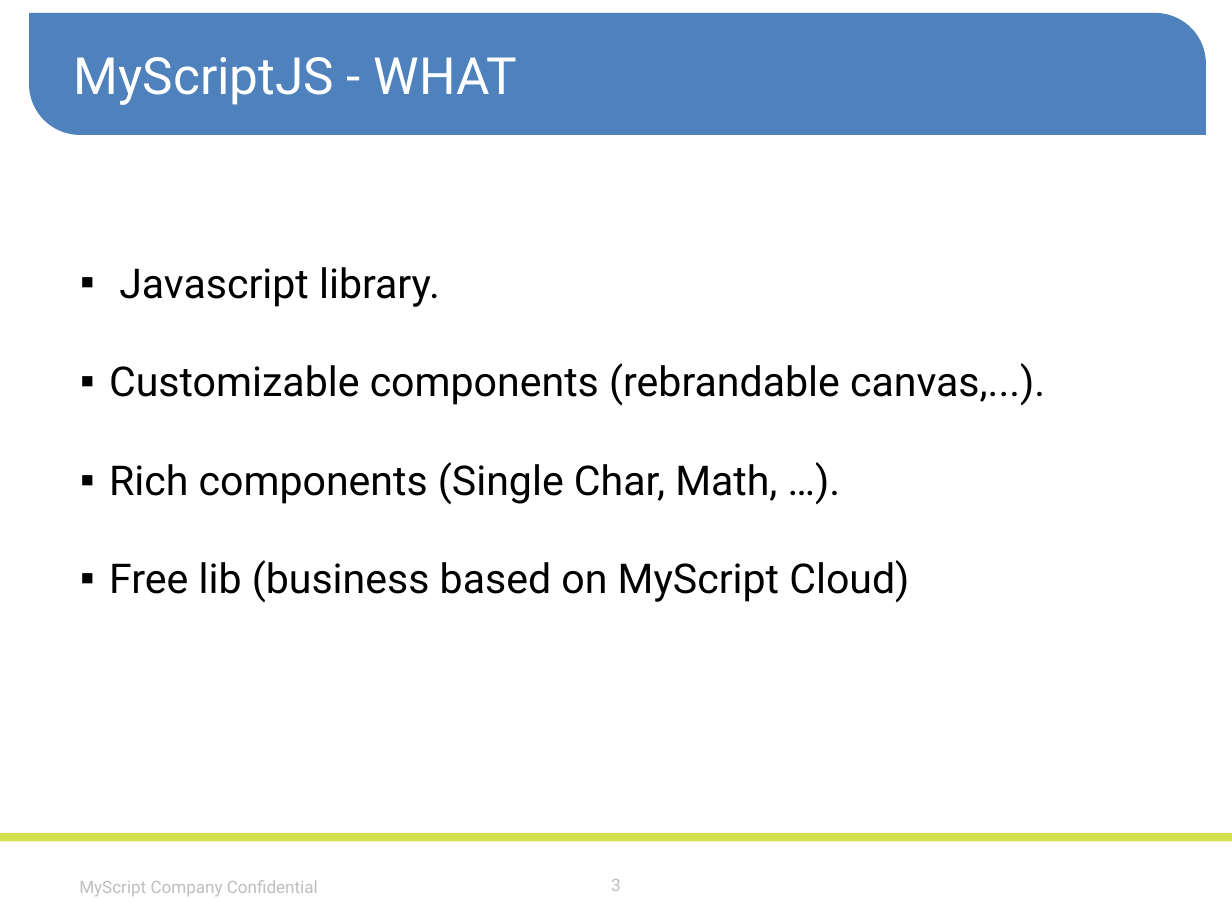
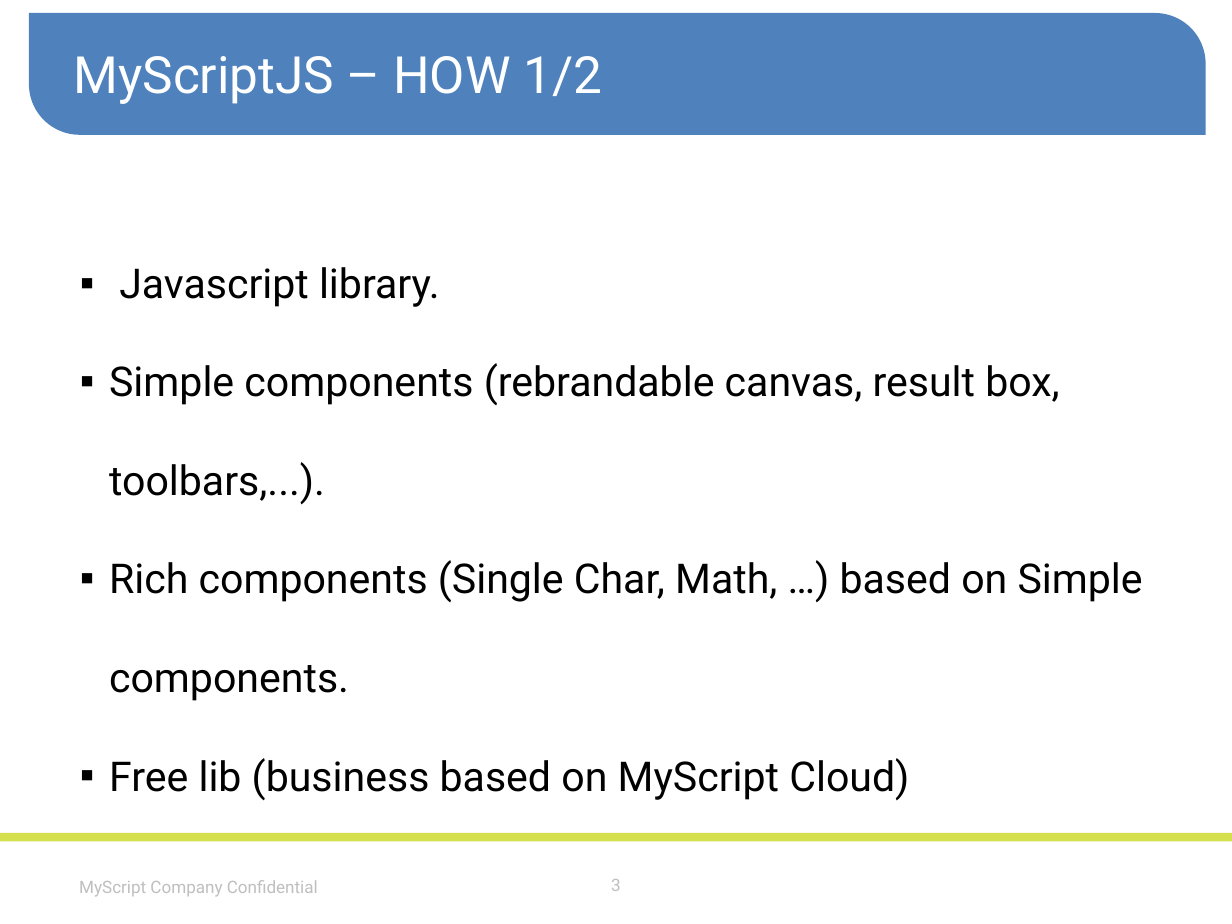
Before and after one commit to MyScript/MyScriptJS, a slide deck: slide 3 of specifications/MyScriptJS.pptm. Drawn at 1232x924 pixels with LibreOffice and Linux fonts; fonts in the diff are those of the drawing; background and template pictures are left out. Boxes give left, top, right and bottom in pixels: in the first picture for what was removed or moved away, otherwise in the second. Text is boxed around its words. In the diff, an @@ line names an element or a change of style, - is before the commit and + after.

```diff
--- a/specifications/MyScriptJS.pptm
+++ b/specifications/MyScriptJS.pptm
@@ text at [74, 56, 602, 104]: text changed @@
-MyScriptJS - WHAT
+MyScriptJS – HOW 1/2
@@ text at [109, 363, 1143, 701]: text changed @@
-▪ Customizable components (rebrandable canvas,...).
-▪ Rich components (Single Char, Math, …).
+▪ Simple components (rebrandable canvas, result box, toolbars,...).
+▪ Rich components (Single Char, Math, …) based on Simple components.
```
Also in this commit, not shown: 3 other slides changed, 2 slides added, 6 other files.
